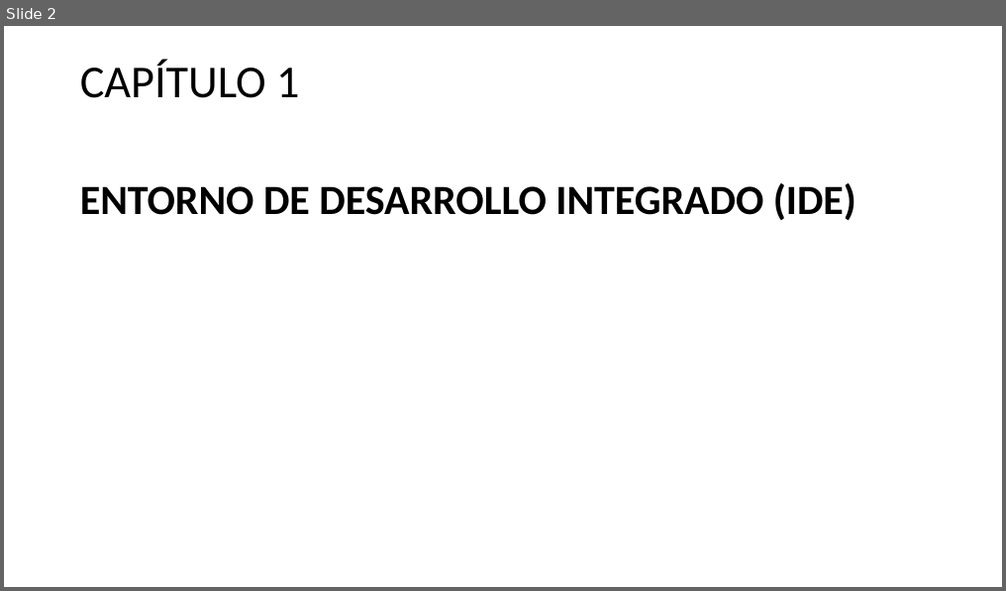
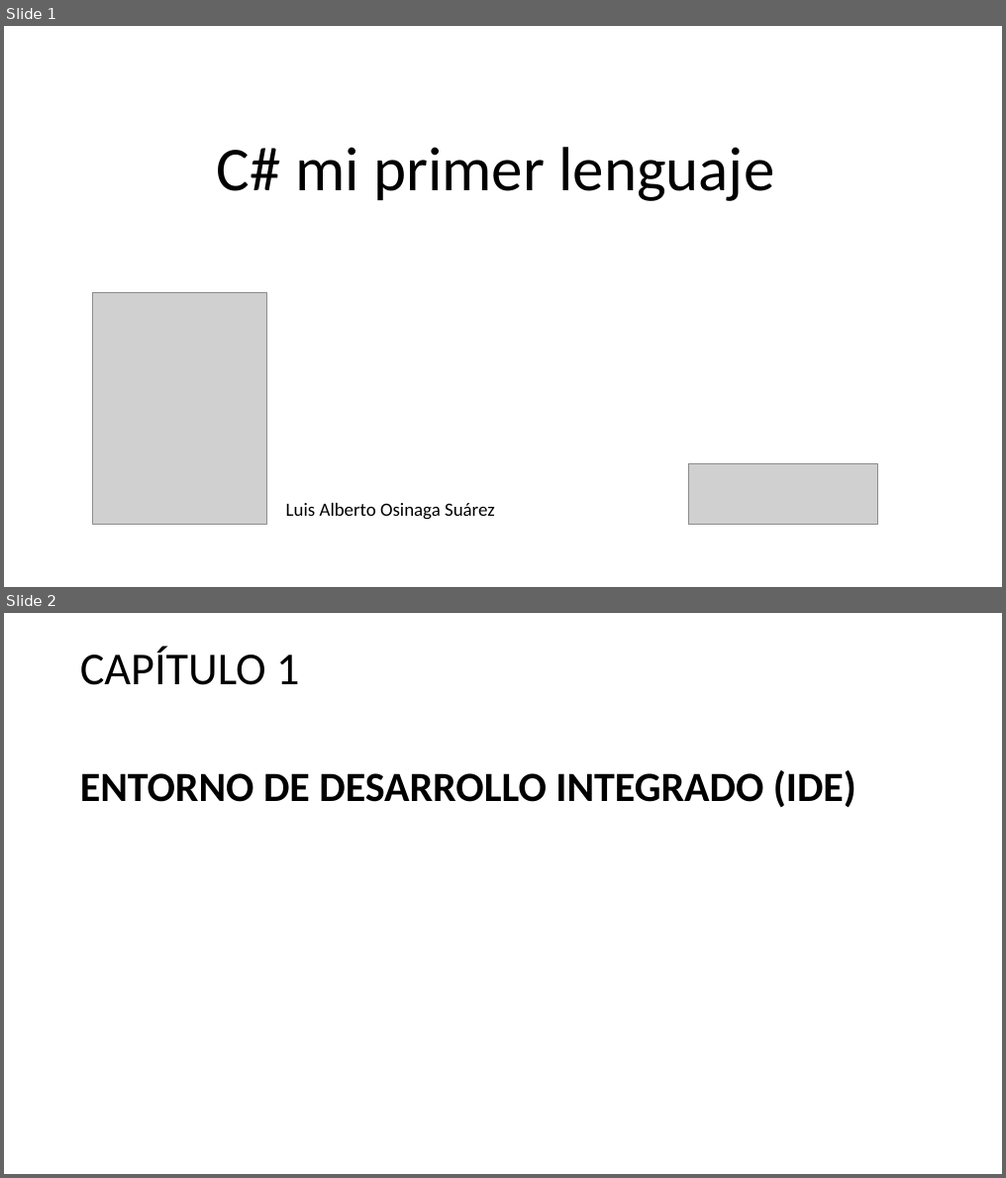
Before and after one commit to AlbertOsinaga/CursoCSharp__8, a slide deck: CSharpQuickReferencia.pptx. Shown one above the other, each under a label of ours: slide 2 before the commit, slides 1 and 2 after it. The pictures are 1006x591 and 1006x1178 pixels, drawn with LibreOffice and Linux fonts; fonts in the diff are those of the drawing; grey boxes stand for pictures. Boxes give left, top, right and bottom in pixels: in the first picture for what was removed or moved away, otherwise in the second. Text is boxed around its words. In the diff, an @@ line names an element or a change of style, - is before the commit and + after.

```diff
--- a/CSharpQuickReferencia.pptx
+++ b/CSharpQuickReferencia.pptx
@@ slide 1 added at (4, 26, 1002, 587), background #FFFFFF @@
@@ title added at (217, 147, 774, 201), 60 pt, text #000000 @@
+C# mi primer lenguaje
@@ picture added at (92, 292, 266, 525) @@
@@ picture added at (688, 465, 877, 525) @@
@@ text added at (286, 503, 495, 520), 18 pt, text #000000 @@
+Luis Alberto Osinaga Suárez
```
Also in this commit, not shown: 1 slide changed, 43 other slides added, 1 slide removed, 3 other files.
